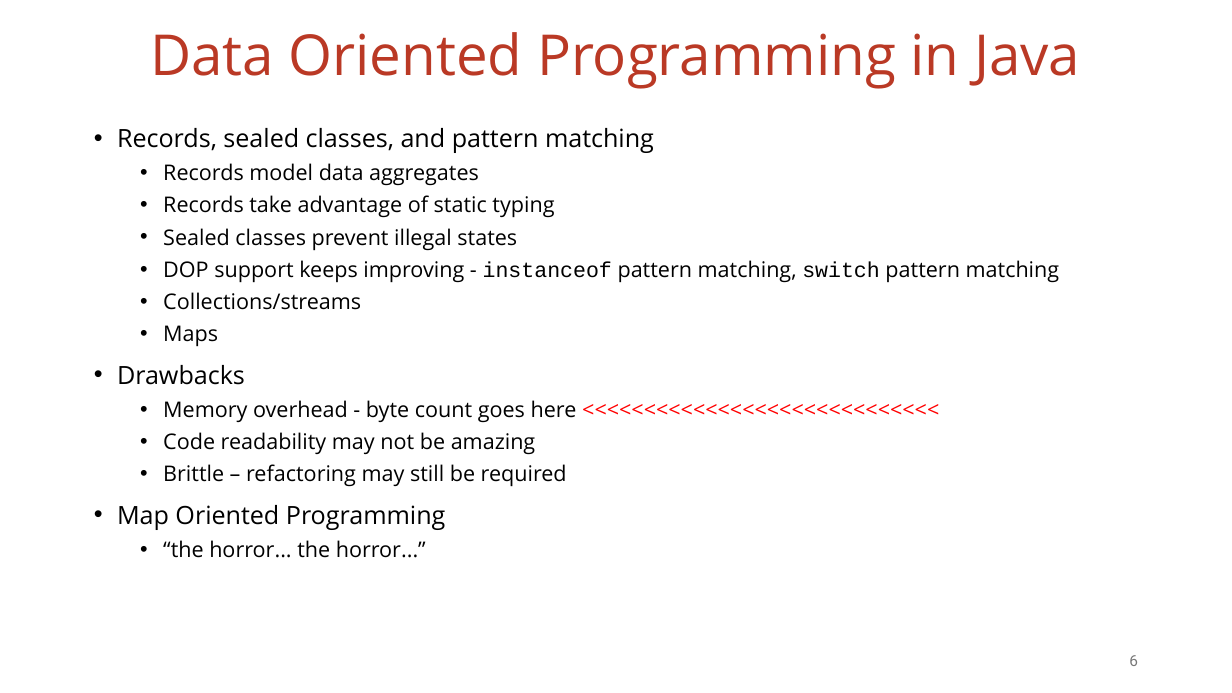
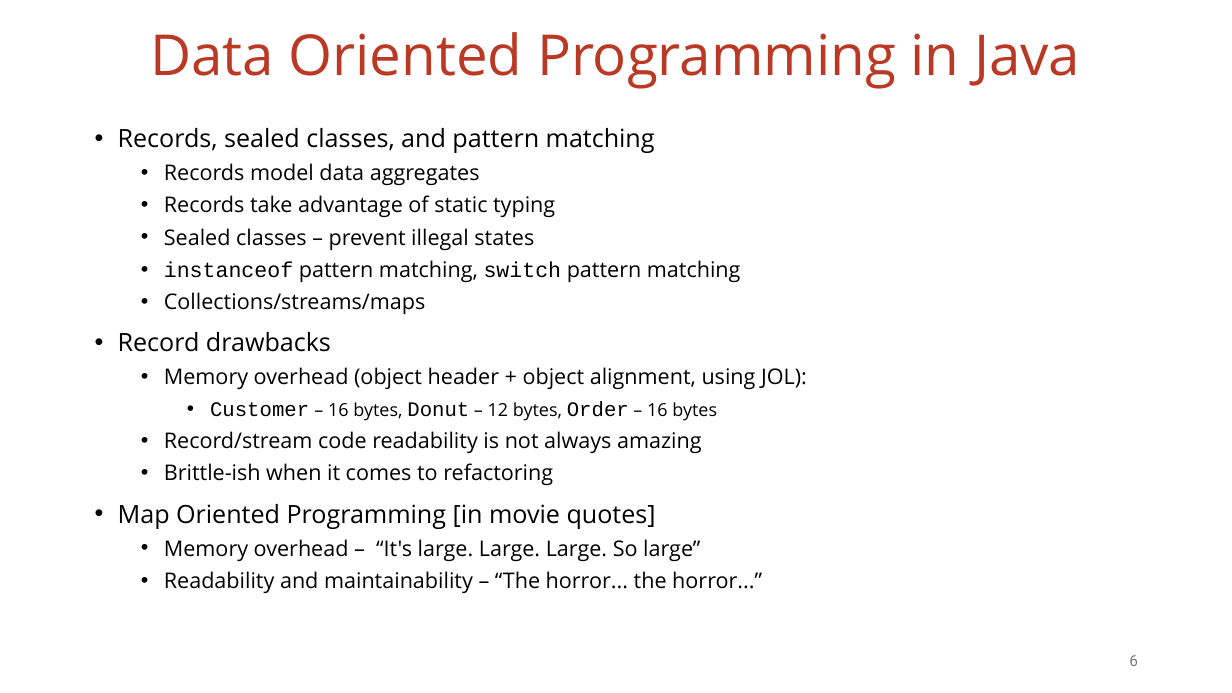
Before and after one commit to vmzakharov/missing-dataframe-talk, a slide deck: slide 6 of presentation/Missing_Dataframe_Short.pptx. Drawn at 1232x693 pixels with LibreOffice and Linux fonts; fonts in the diff are those of the drawing. Boxes give left, top, right and bottom in pixels: in the first picture for what was removed or moved away, otherwise in the second. Text is boxed around its words. In the diff, an @@ line names an element or a change of style, - is before the commit and + after.

Commit message:
updates slides

```diff
--- a/presentation/Missing_Dataframe_Short.pptx
+++ b/presentation/Missing_Dataframe_Short.pptx
@@ text at [118,228,807,593]: text changed @@
-  • Sealed classes prevent illegal states
-  • DOP support keeps improving - instanceof pattern matching, switch pattern matching
-  • Collections/streams
-  • Maps
-• Drawbacks
-  • Memory overhead - byte count goes here <<<<<<<<<<<<<<<<<<<<<<<<<<<<<
-  • Code readability may not be amazing
-  • Brittle – refactoring may still be required
-• Map Oriented Programming
-  • “the horror... the horror...”
+  • Sealed classes – prevent illegal states
+  • instanceof pattern matching, switch pattern matching
+  • Collections/streams/maps
+• Record drawbacks
+  • Memory overhead (object header + object alignment, using JOL):
+    • Customer – 16 bytes, Donut – 12 bytes, Order – 16 bytes
+  • Record/stream code readability is not always amazing
+  • Brittle-ish when it comes to refactoring
+• Map Oriented Programming [in movie quotes]
+  • Memory overhead – “It's large. Large. Large. So large”
+  • Readability and maintainability – “The horror... the horror...”
```
Also in this commit, not shown: 2 other slides changed, 1 other file.
